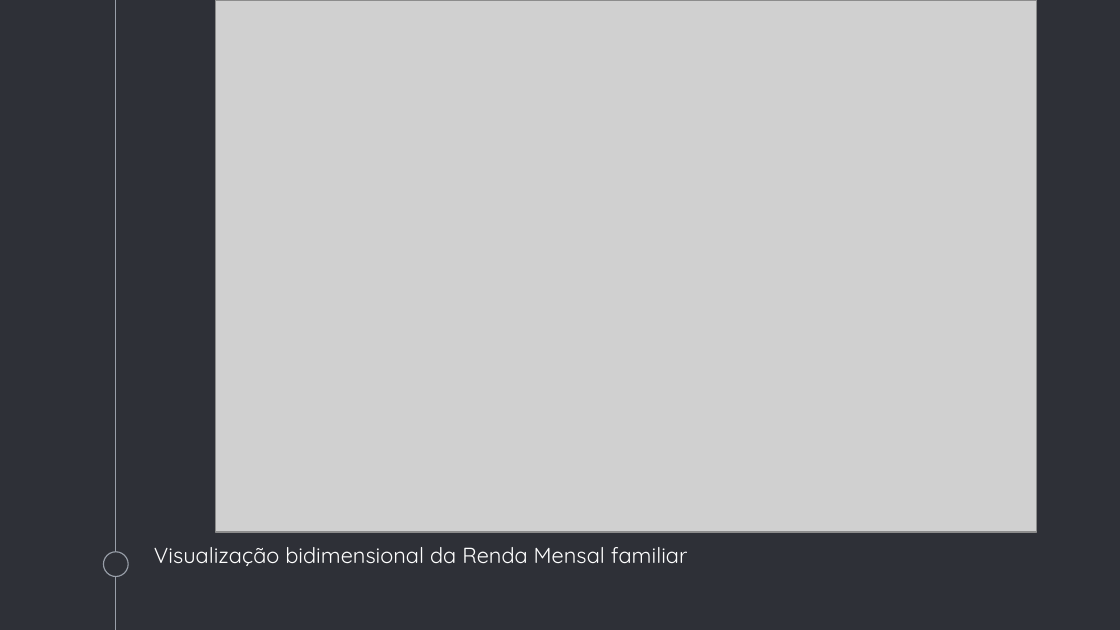
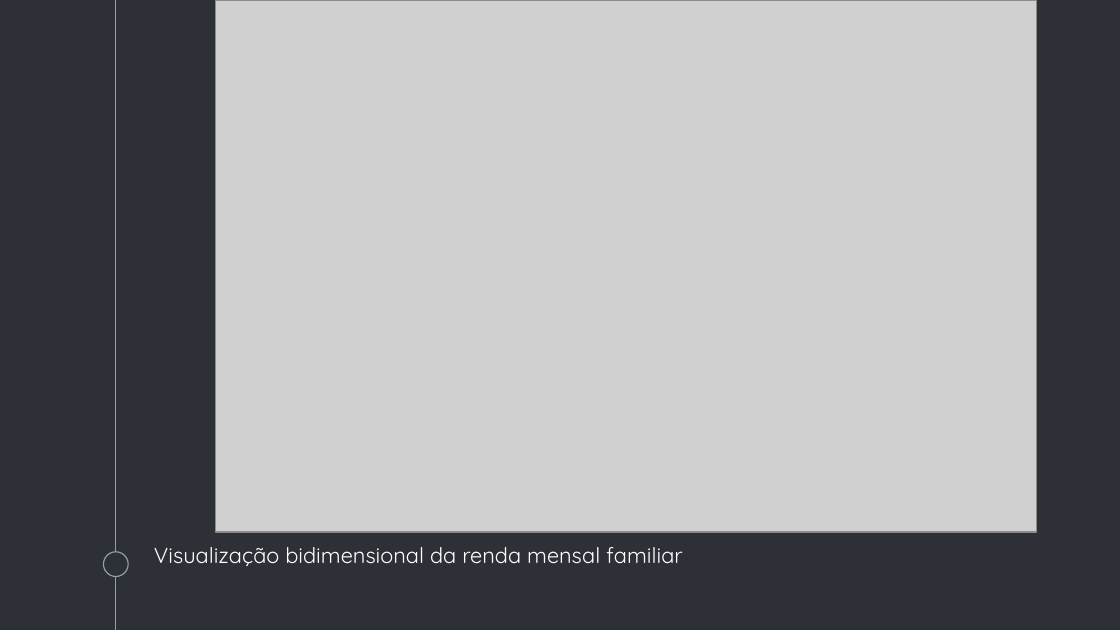
Before and after one commit to gustavomccoelho/ENEM-Test-Performance-Prediction, a slide deck: slide 48 of Apresentacao_Previsao_de_Desempenho_ENEM.pptx. Drawn at 1120x630 pixels with LibreOffice and Linux fonts; fonts in the diff are those of the drawing; grey boxes stand for pictures. Boxes give left, top, right and bottom in pixels: in the first picture for what was removed or moved away, otherwise in the second. Text is boxed around its words. In the diff, an @@ line names an element or a change of style, - is before the commit and + after.

```diff
--- a/Apresentacao_Previsao_de_Desempenho_ENEM.pptx
+++ b/Apresentacao_Previsao_de_Desempenho_ENEM.pptx
@@ text at <box>154,547,683,566</box>: text changed @@
-Visualização bidimensional da Renda Mensal familiar
+Visualização bidimensional da renda mensal familiar
```
Also in this commit, not shown: 2 other slides changed.
